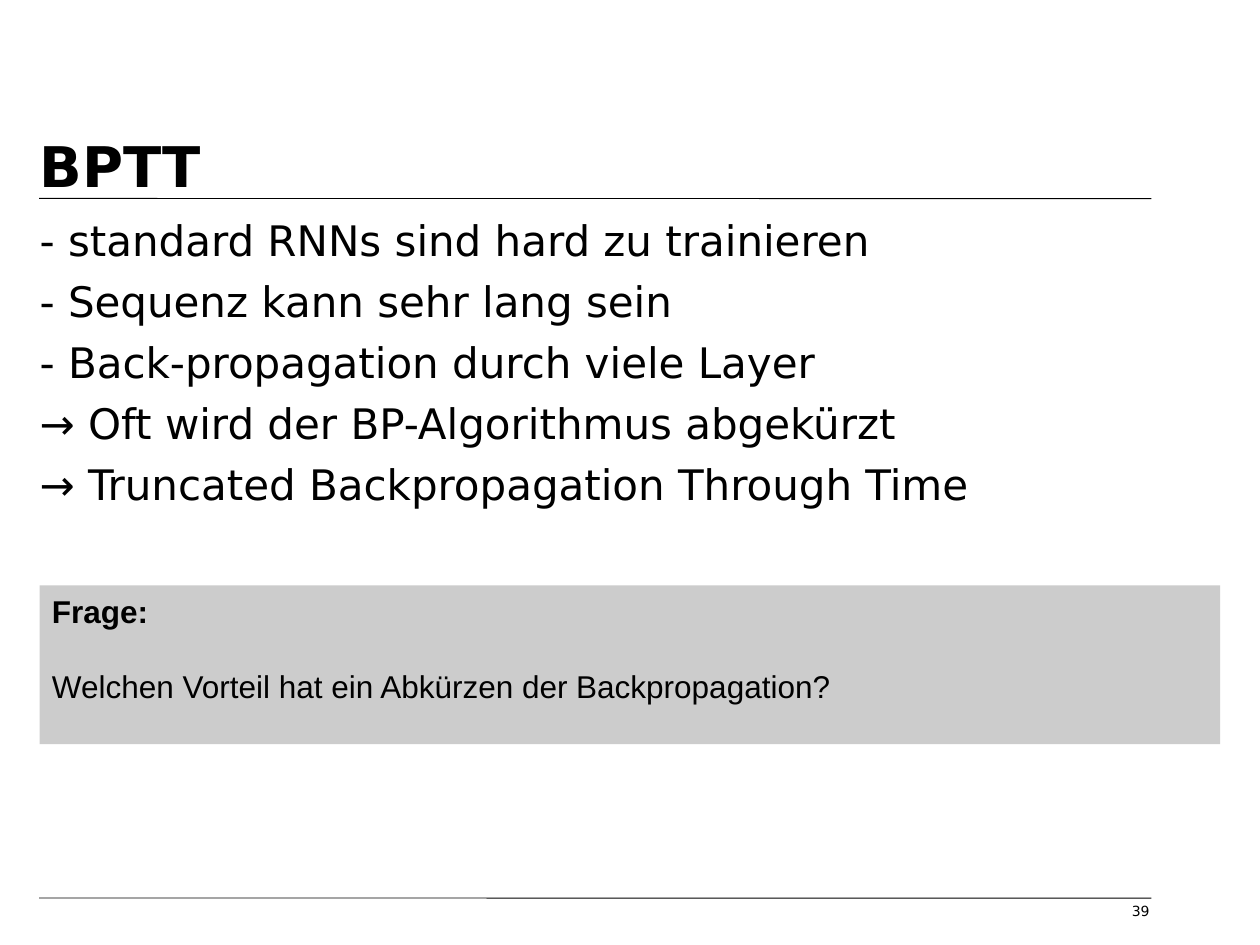
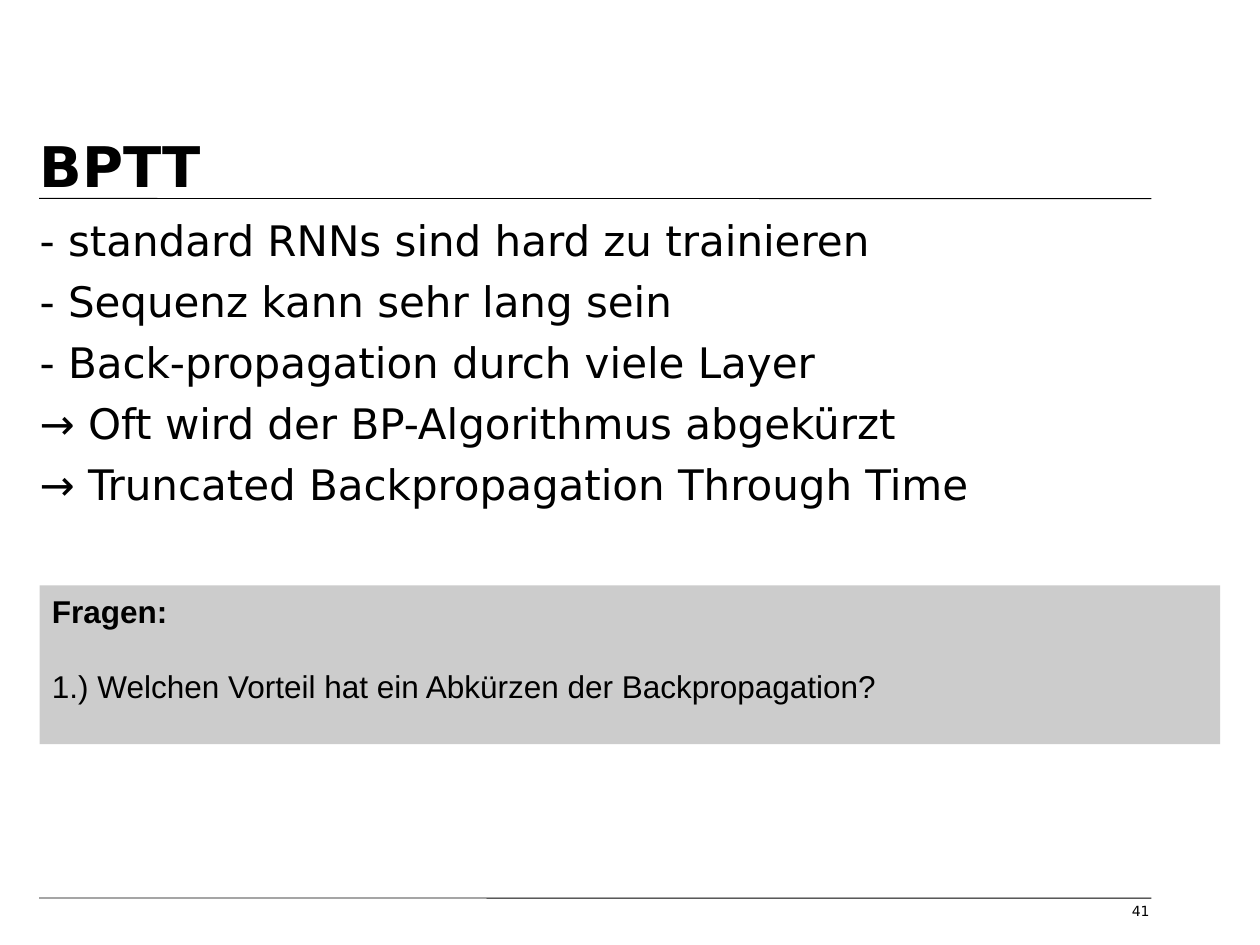
Before and after one commit to tfassbender/deep_learning_team_rnn, a slide deck: slide 41 of vorlesung/vorlesung_rnn_tobias_marvin.odp (slide 39 before the commit). Drawn at 1260x945 pixels with LibreOffice and Linux fonts; fonts in the diff are those of the drawing; background and template pictures are left out. Boxes give left, top, right and bottom in pixels: in the first picture for what was removed or moved away, otherwise in the second. Text is boxed around its words. In the diff, an @@ line names an element or a change of style, - is before the commit and + after.

```diff
--- a/vorlesung/vorlesung_rnn_tobias_marvin.odp
+++ b/vorlesung/vorlesung_rnn_tobias_marvin.odp
@@ text in rectangle at [52, 601, 876, 704]: text changed @@
-Frage:
-Welchen Vorteil hat ein Abkürzen der Backpropagation?
+Fragen:
+1.) Welchen Vorteil hat ein Abkürzen der Backpropagation?
@@ page number at [1132, 905, 1150, 916]: text changed @@
-39
+41
```
Also in this commit, not shown: 5 other slides changed, 11 slides added, 1 slide removed, 2 other files.
